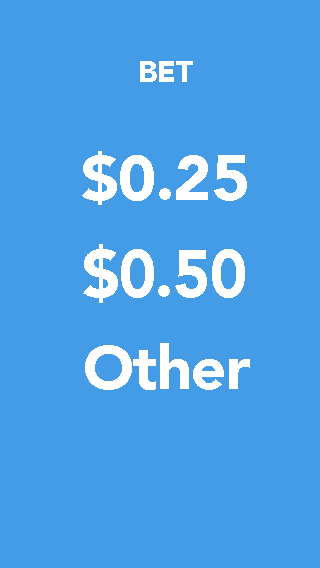
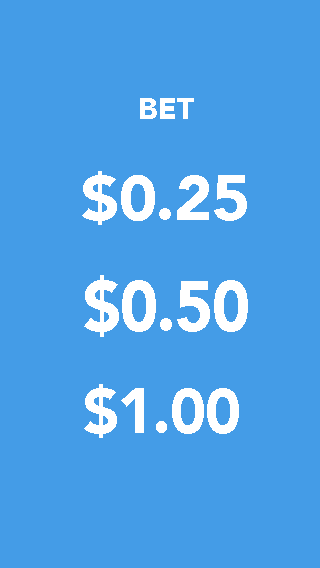
Revision of a layered 320x568 image; what changed, layer by layer:
painted on "BET" over [140, 61, 194, 119]
renamed "Other" to "$1.00", painted on it over [84, 343, 250, 438]
painted on "$0.50" over [83, 244, 248, 337]
painted on "$0.25" over [82, 151, 247, 225]
